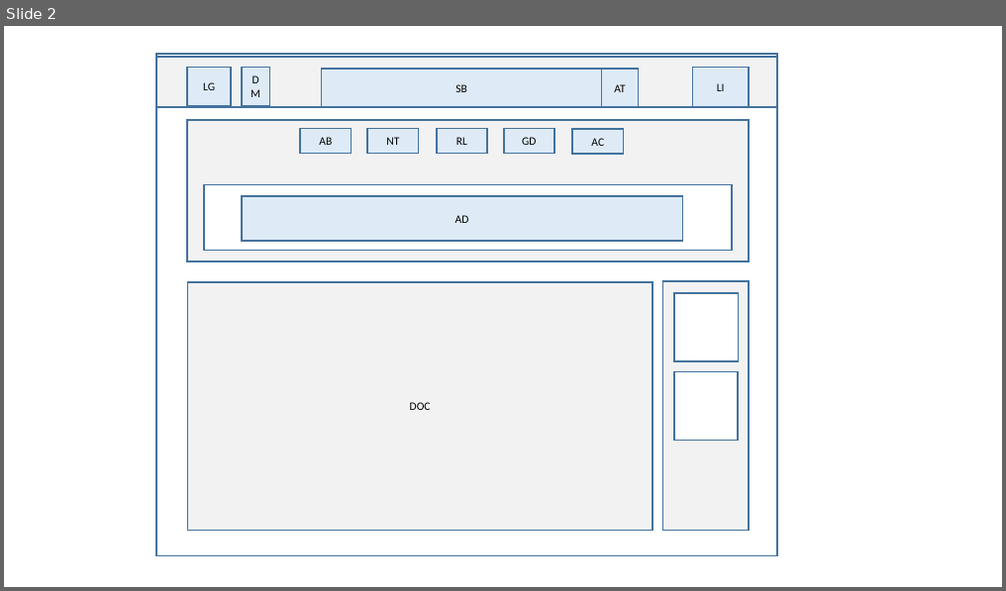
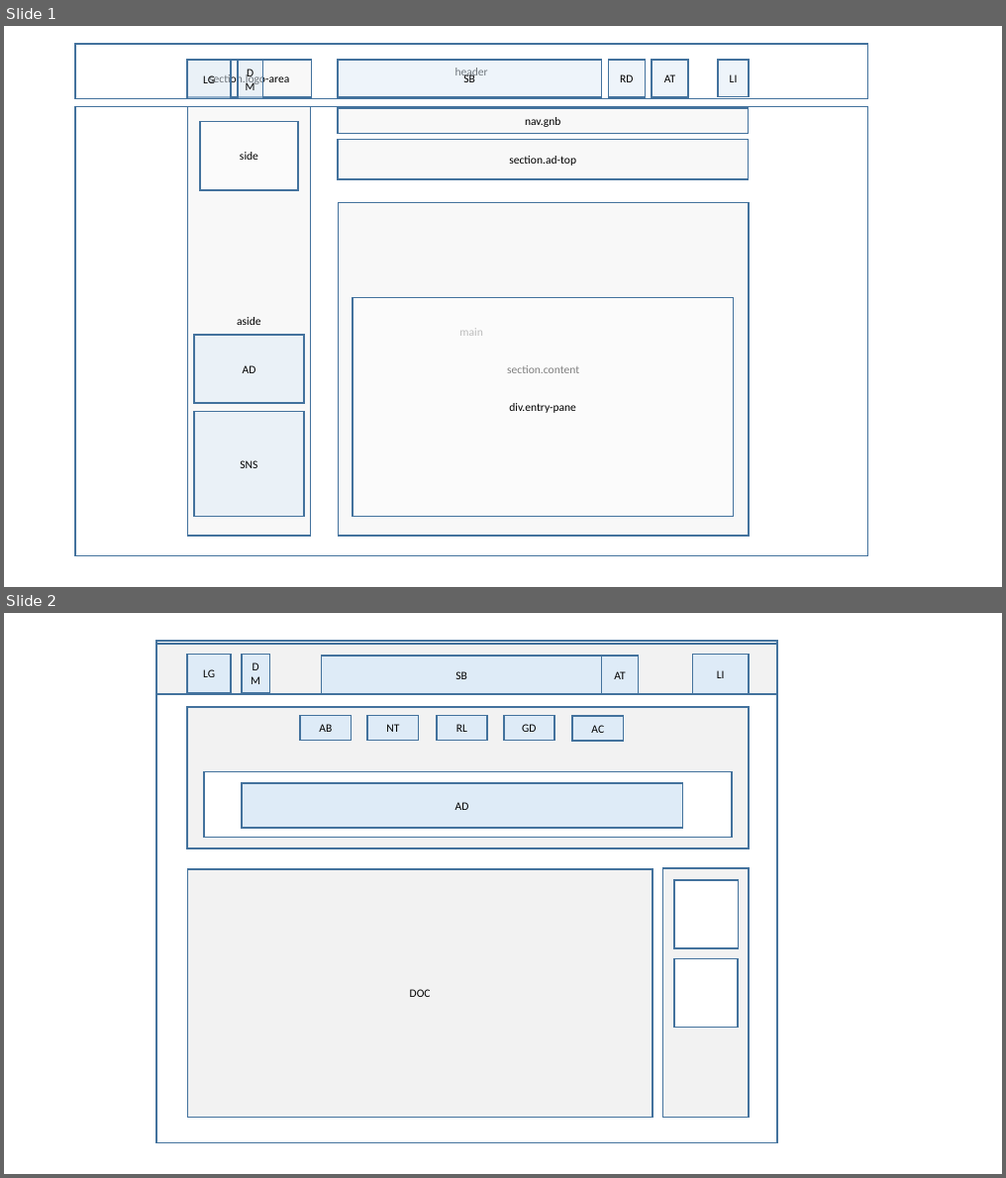
Before and after one commit to ThrownDice/UB, a slide deck: doc/layout(specification_in_slideNote).pptx. Shown one above the other, each under a label of ours: slide 2 before the commit, slides 1 and 2 after it. The pictures are 1006x591 and 1006x1178 pixels, drawn with LibreOffice and Linux fonts; fonts in the diff are those of the drawing. Boxes give left, top, right and bottom in pixels: in the first picture for what was removed or moved away, otherwise in the second. Text is boxed around its words. In the diff, an @@ line names an element or a change of style, - is before the commit and + after.

```diff
--- a/doc/layout(specification_in_slideNote).pptx
+++ b/doc/layout(specification_in_slideNote).pptx
@@ slide 1 added at [4,26,1002,587], background #FFFFFF @@
@@ rectangle added at [75,44,868,99], fill #FFFFFF at 50% opacity, outline #43739E 1.5 pt, 11 pt, text #000000 @@
+header
@@ rectangle added at [187,60,311,98], fill #F2F2F2 at 50% opacity, outline #43739E 1.5 pt, 11 pt, text #000000 @@
+section.logo-area
@@ rectangle added at [187,60,231,98], fill #DEEBF7 at 50% opacity, outline #43739E 1.5 pt, 11 pt, text #000000 @@
+LG
@@ rectangle added at [238,60,263,98], fill #DEEBF7 at 50% opacity, outline #43739E 1.5 pt, 11 pt, text #000000 @@
+DM
@@ rectangle added at [338,60,602,98], fill #DEEBF7 at 50% opacity, outline #43739E 1.5 pt, 11 pt, text #000000 @@
+SB
@@ rectangle added at [608,60,645,98], fill #DEEBF7 at 50% opacity, outline #43739E 1.5 pt, 11 pt, text #000000 @@
+RD
@@ rectangle added at [651,60,688,98], fill #DEEBF7 at 50% opacity, outline #43739E 1.5 pt, 11 pt, text #000000 @@
+AT
@@ rectangle added at [718,60,748,97], fill #DEEBF7 at 50% opacity, outline #43739E 1.5 pt, 11 pt, text #000000 @@
+LI
@@ rectangle added at [75,107,868,556], fill #FFFFFF, outline #43739E 1.5 pt, 11 pt, text #000000 @@
+main
@@ rectangle added at [187,107,311,536], fill #F2F2F2 at 50% opacity, outline #43739E 1.5 pt, 11 pt, text #000000 @@
+aside
@@ rectangle added at [338,107,748,133], fill #F2F2F2 at 50% opacity, outline #43739E 1.5 pt, 11 pt, text #000000 @@
+nav.gnb
@@ rectangle added at [200,122,299,190], fill #FFFFFF at 50% opacity, outline #43739E 1.5 pt, 11 pt, text #000000 @@
+side
@@ rectangle added at [338,139,748,179], fill #F2F2F2 at 50% opacity, outline #43739E 1.5 pt, 11 pt, text #000000 @@
+section.ad-top
@@ rectangle added at [338,202,748,536], fill #F2F2F2 at 50% opacity, outline #43739E 1.5 pt, 11 pt, text #000000 @@
+section.content
@@ rectangle added at [352,297,734,517], fill #FFFFFF at 50% opacity, outline #43739E 1.5 pt, 11 pt, text #000000 @@
+div.entry-pane
@@ rectangle added at [194,335,303,404], fill #DEEBF7 at 50% opacity, outline #43739E 1.5 pt, 11 pt, text #000000 @@
+AD
@@ rectangle added at [194,411,303,517], fill #DEEBF7 at 50% opacity, outline #43739E 1.5 pt, 11 pt, text #000000 @@
+SNS
```
Also in this commit, not shown: 1 slide changed, 10 other files.
